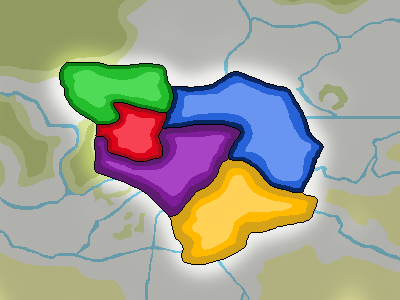
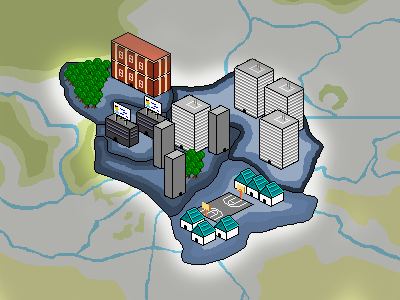
The second 400 x 300 image is a revision of the first. Changes to its layers:
added layer "Capa 30" above "Capa 37" over [111, 32, 171, 98]
added layer "Capa 37" above "Capa 36" over [191, 220, 216, 246]
added layer "Capa 36" above "Capa 38" over [214, 215, 239, 241]
added layer "Capa 38" above "Capa 32" over [180, 207, 205, 233]
added layer "Capa 32" above "Capa 34" over [192, 184, 254, 223]
added layer "Capa 34" above "Capa 33" over [259, 181, 284, 207]
added layer "Capa 33" above "Capa 35" over [246, 174, 271, 200]
added layer "Capa 35" above "Capa 31" over [234, 168, 259, 194]
added layer "Capa 29" above "Capa 40" over [164, 149, 186, 199]
added layer "Capa 40" above "Capa 39" over [74, 79, 104, 109]
added layer "Capa 39" above "Capa 41" over [64, 62, 94, 92]
added layer "Capa 41" above "Capa 28" over [81, 58, 111, 88]
added layer "Capa 28" above "Capa 17" over [175, 149, 205, 179]
added layer "Capa 17" above "Capa 16" over [208, 105, 230, 155]
added layer "Capa 16" above "Capa 43" over [153, 119, 175, 169]
added layer "Capa 43" above "Capa 15" over [259, 109, 299, 170]
added layer "Capa 15" above "Capa 45" over [264, 77, 304, 138]
added layer "Capa 45" above "Capa 44" over [105, 101, 139, 148]
added layer "Capa 44" above "Capa 46" over [234, 58, 274, 119]
added layer "Capa 46" above "Capa 14" over [136, 95, 170, 143]
added layer "Capa 14" above "Capa 42" over [171, 94, 211, 155]
painted on "Capa 3" over [60, 63, 323, 264]
